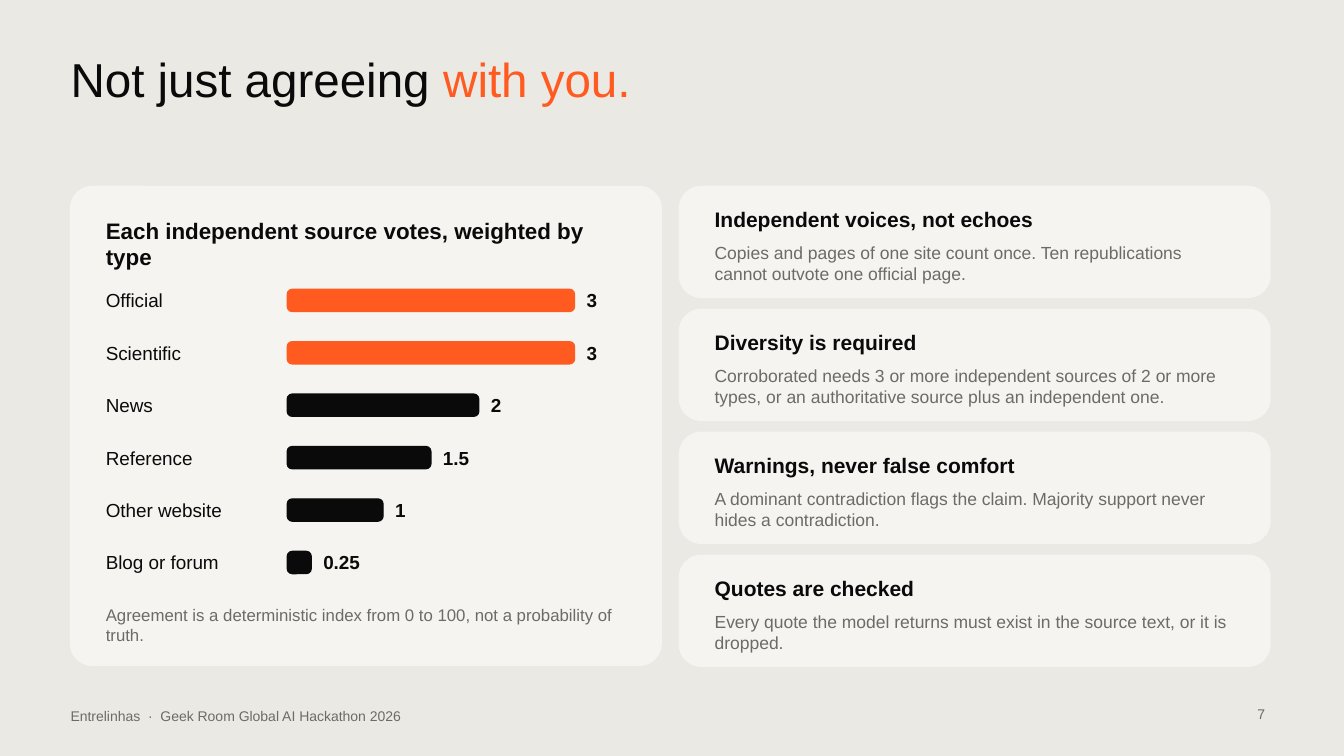
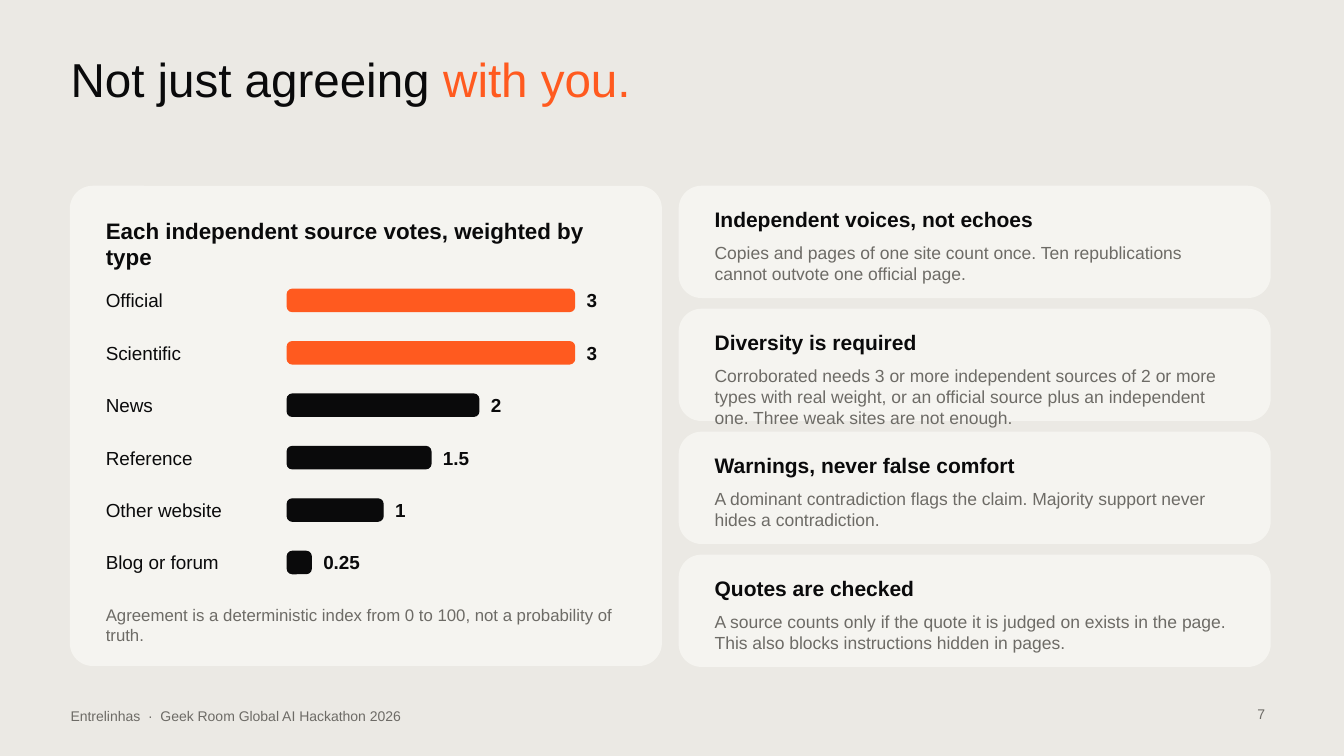
Before and after one commit to contatoalicecandido-lab/entrelinhas, a slide deck: slide 7 of submission/Entrelinhas_Pitch_Deck.pptx. Drawn at 1344x756 pixels with LibreOffice and Linux fonts; fonts in the diff are those of the drawing. Boxes give left, top, right and bottom in pixels: in the first picture for what was removed or moved away, otherwise in the second. Text is boxed around its words. In the diff, an @@ line names an element or a change of style, - is before the commit and + after.

```diff
--- a/submission/Entrelinhas_Pitch_Deck.pptx
+++ b/submission/Entrelinhas_Pitch_Deck.pptx
@@ text at [715, 369, 1216, 428]: text changed @@
-Corroborated needs 3 or more independent sources of 2 or more types, or an authoritative source plus an independent one.
+Corroborated needs 3 or more independent sources of 2 or more types with real weight, or an official source plus an independent one. Three weak sites are not enough.
@@ text at [715, 615, 1226, 653]: text changed @@
-Every quote the model returns must exist in the source text, or it is dropped.
+A source counts only if the quote it is judged on exists in the page. This also blocks instructions hidden in pages.
```
Also in this commit, not shown: 5 other slides changed, 26 other files.
